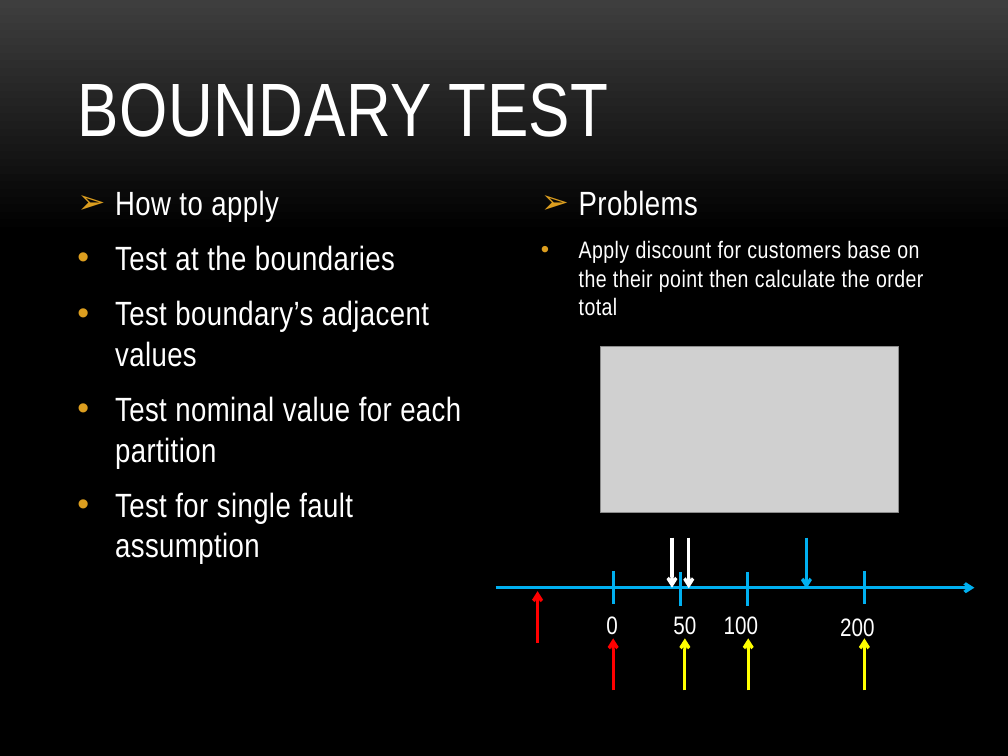
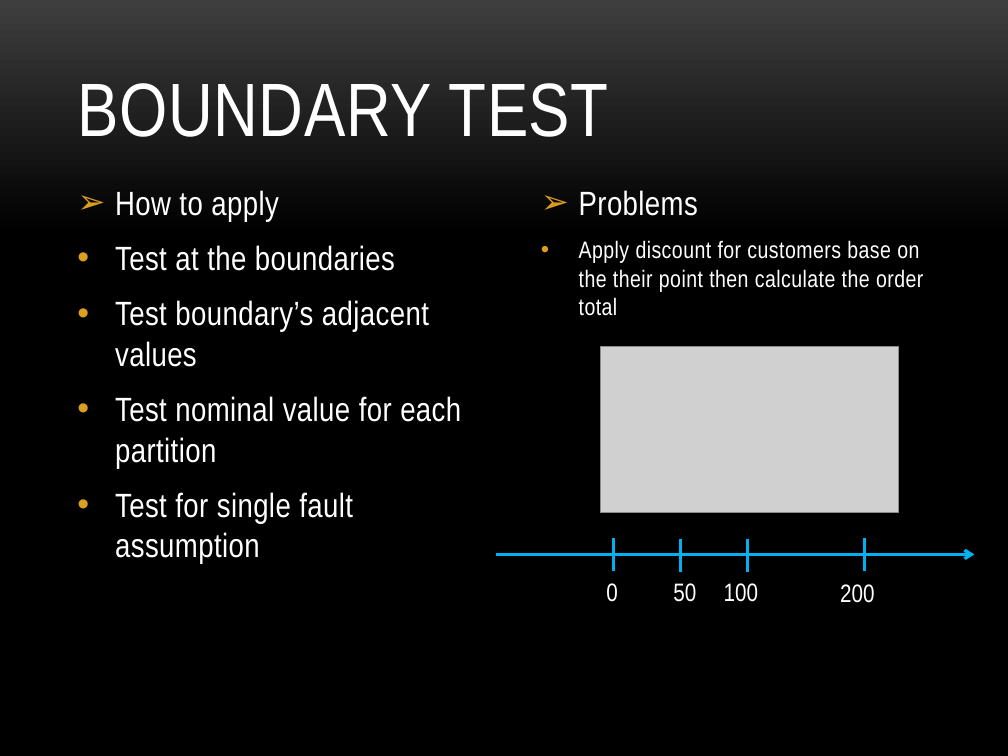
Before and after one commit to khoanguyen/UnitTestDemo, a slide deck: slide 6 of UnitTest.pptx (slide 2 before the commit). Drawn at 1008x756 pixels with LibreOffice and Linux fonts; fonts in the diff are those of the drawing; grey boxes stand for pictures; background and template pictures are left out. Boxes give left, top, right and bottom in pixels: in the first picture for what was removed or moved away, otherwise in the second. Text is boxed around its words. In the diff, an @@ line names an element or a change of style, - is before the commit and + after.

Commit message:
update

```diff
--- a/UnitTest.pptx
+++ b/UnitTest.pptx
@@ arrow removed from (672, 537) to (672, 588) @@
@@ arrow removed from (688, 537) to (688, 589) @@
@@ arrow removed from (806, 537) to (806, 589) @@
@@ 4 texts, 4 lines, 1 arrow moved together from (x1=496, y1=571, x2=975, y2=642) to (x1=496, y1=537, x2=975, y2=603) @@
@@ arrow removed from (537, 643) to (537, 591) @@
@@ arrow removed from (613, 690) to (613, 638) @@
@@ arrow removed from (684, 690) to (684, 638) @@
@@ arrow removed from (748, 690) to (748, 638) @@
@@ arrow removed from (865, 690) to (865, 638) @@
```
Also in this commit, not shown: 1 other slide changed, 14 slides added, 1 slide removed.
